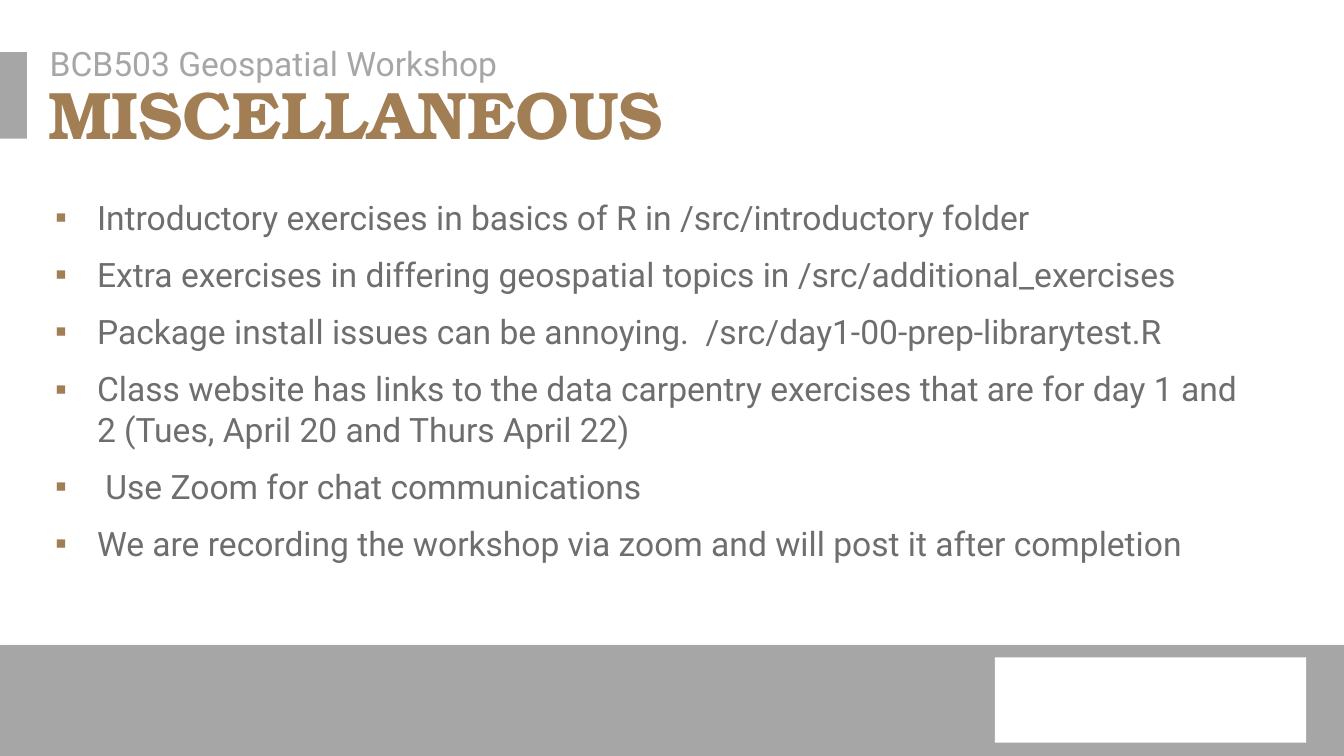
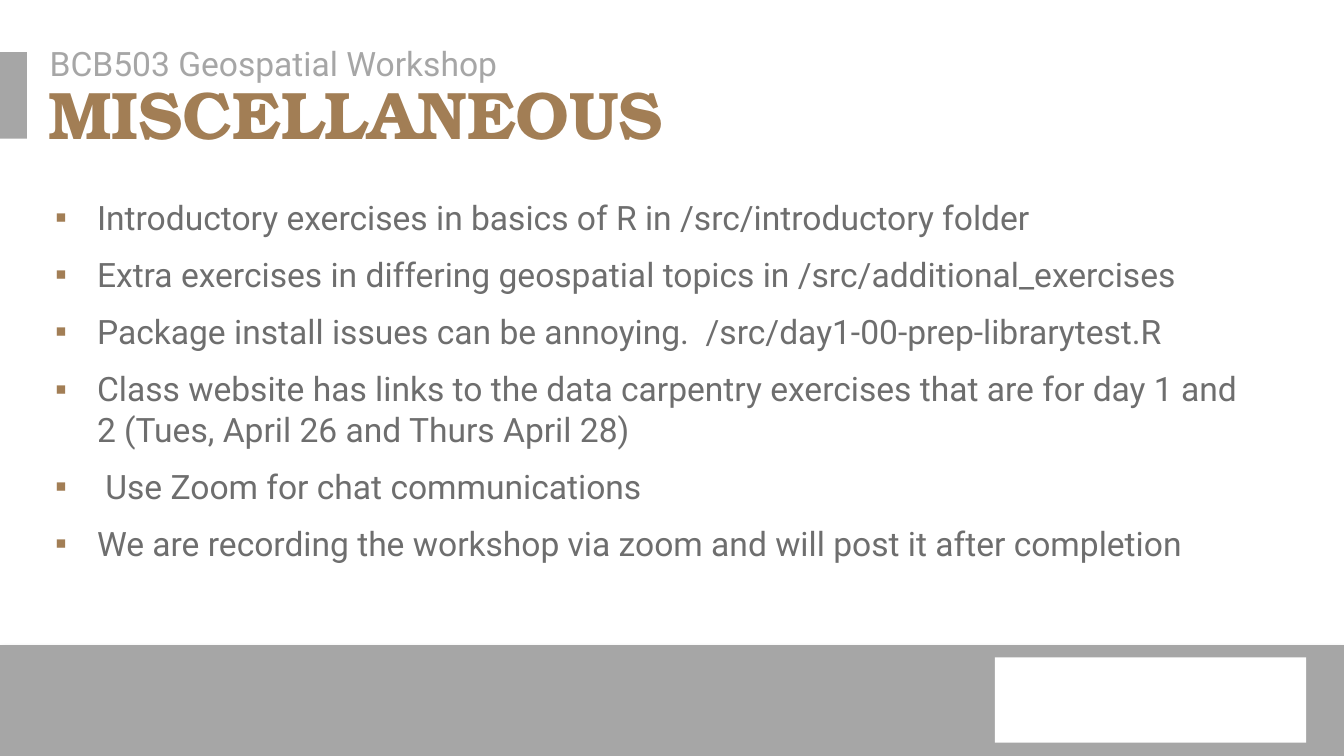
Before and after one commit to erichseamon/BCB503_advanced_geospatial_workshop, a slide deck: slide 5 of doc/BCB_Intro_Raster_2022.pptx. Drawn at 1344x756 pixels with LibreOffice and Linux fonts; fonts in the diff are those of the drawing; background and template pictures are left out. Boxes give left, top, right and bottom in pixels: in the first picture for what was removed or moved away, otherwise in the second. Text is boxed around its words. In the diff, an @@ line names an element or a change of style, - is before the commit and + after.

```diff
--- a/doc/BCB_Intro_Raster_2022.pptx
+++ b/doc/BCB_Intro_Raster_2022.pptx
@@ text at (97,375,1237,449): text changed @@
-  ▪ Class website has links to the data carpentry exercises that are for day 1 and 2 (Tues, April 20 and Thurs April 22)
+  ▪ Class website has links to the data carpentry exercises that are for day 1 and 2 (Tues, April 26 and Thurs April 28)
```
Also in this commit, not shown: 1 other slide changed, 1 other file.
